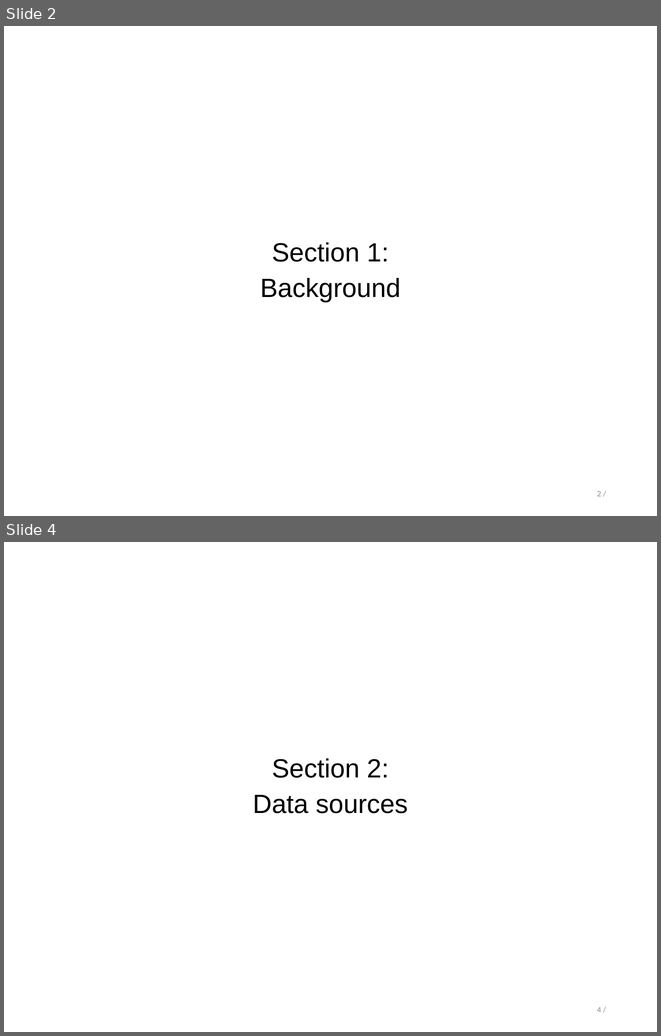
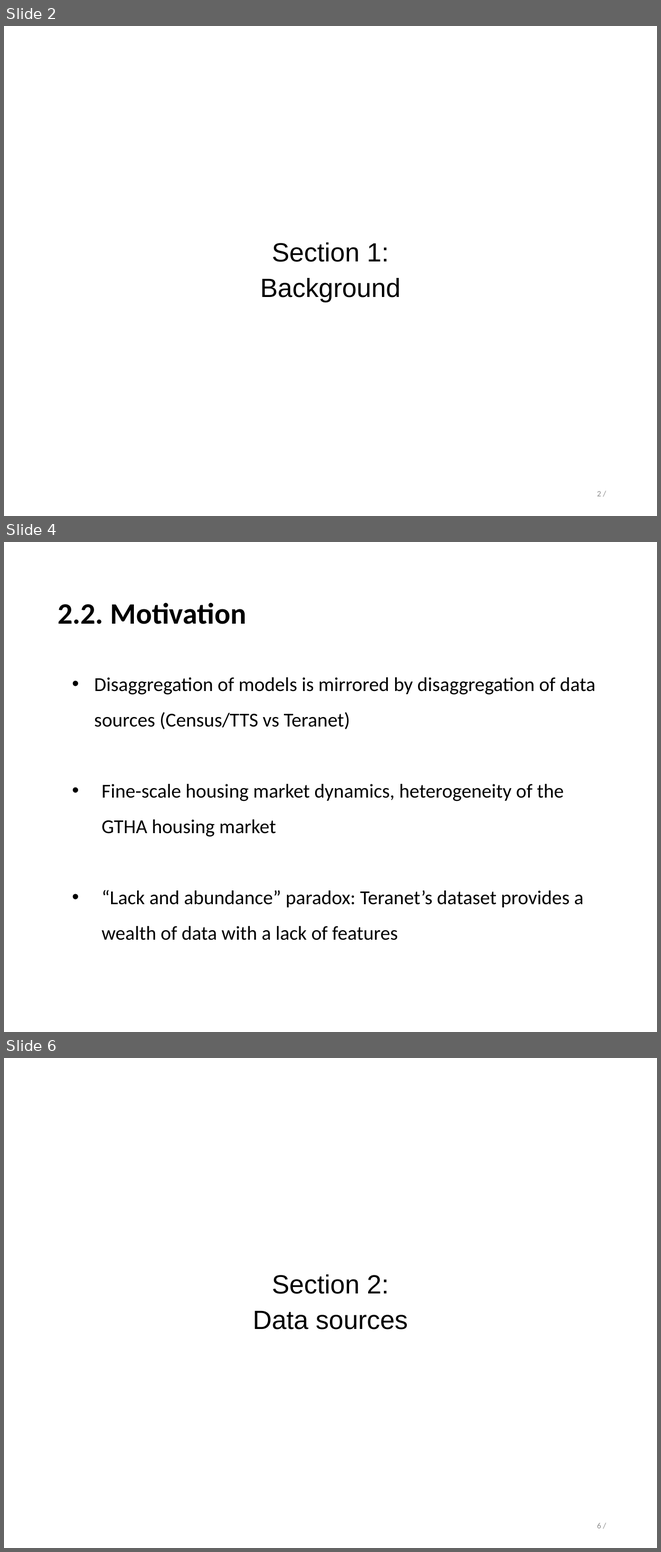
Before and after one commit to stepan-o/thesis, a slide deck: presentations/final_presentation.pptx. Shown one above the other, each under a label of ours: slides 2 and 4 before the commit, slides 2, 4 and 6 after it; the slides between them are not shown. The pictures are 661x1036 and 661x1552 pixels, drawn with LibreOffice and Linux fonts; fonts in the diff are those of the drawing. Boxes give left, top, right and bottom in pixels: in the first picture for what was removed or moved away, otherwise in the second. Text is boxed around its words. In the diff, an @@ line names an element or a change of style, - is before the commit and + after.

```diff
--- a/presentations/final_presentation.pptx
+++ b/presentations/final_presentation.pptx
@@ slide 4 added at box(4, 542, 657, 1032), background #FFFFFF @@
@@ text added at box(58, 602, 246, 624), 36 pt, text #000000, bold @@
+2.2. Motivation
@@ text added at box(94, 677, 595, 940), 24 pt, text #000000 @@
+• Disaggregation of models is mirrored by disaggregation of data sources (Census/TTS vs Teranet)
+• Fine-scale housing market dynamics, heterogeneity of the GTHA housing market
+• “Lack and abundance” paradox: Teranet’s dataset provides a wealth of data with a lack of features
@@ what was slide 4 is now slide 6 @@
@@ page number at box(597, 1523, 601, 1528): text changed @@
-4 /
+6 /
```
Also in this commit, not shown: 12 slides changed, 16 other slides added, 4 slides removed.
